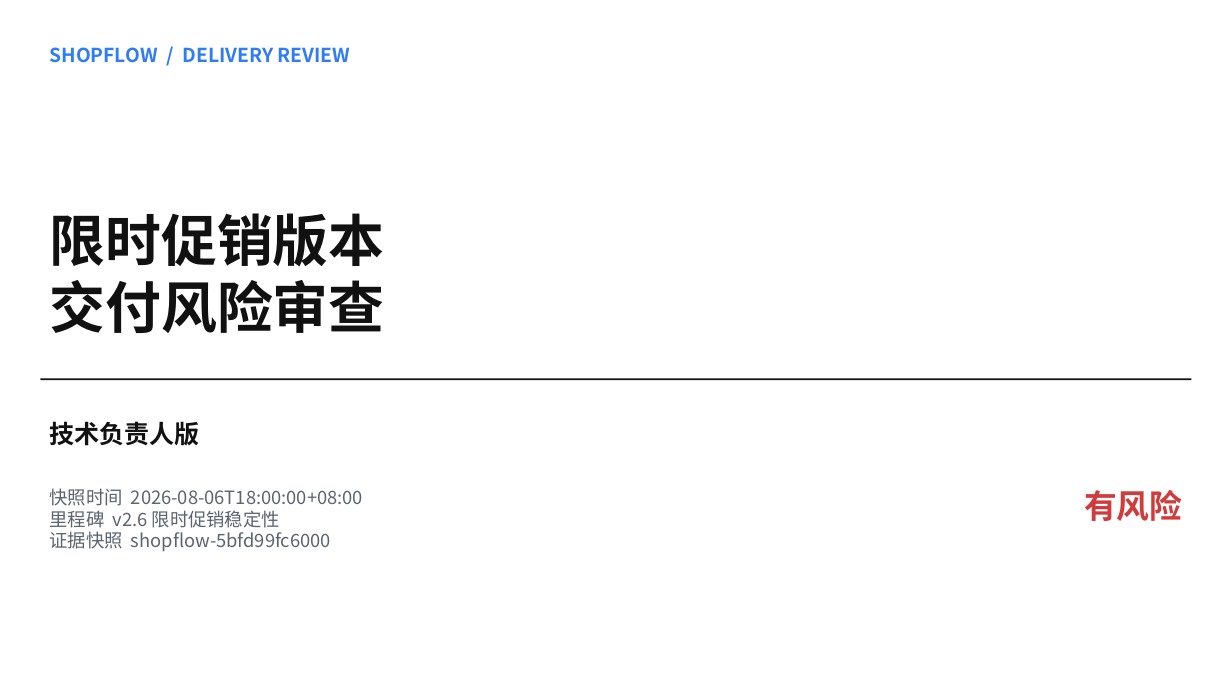
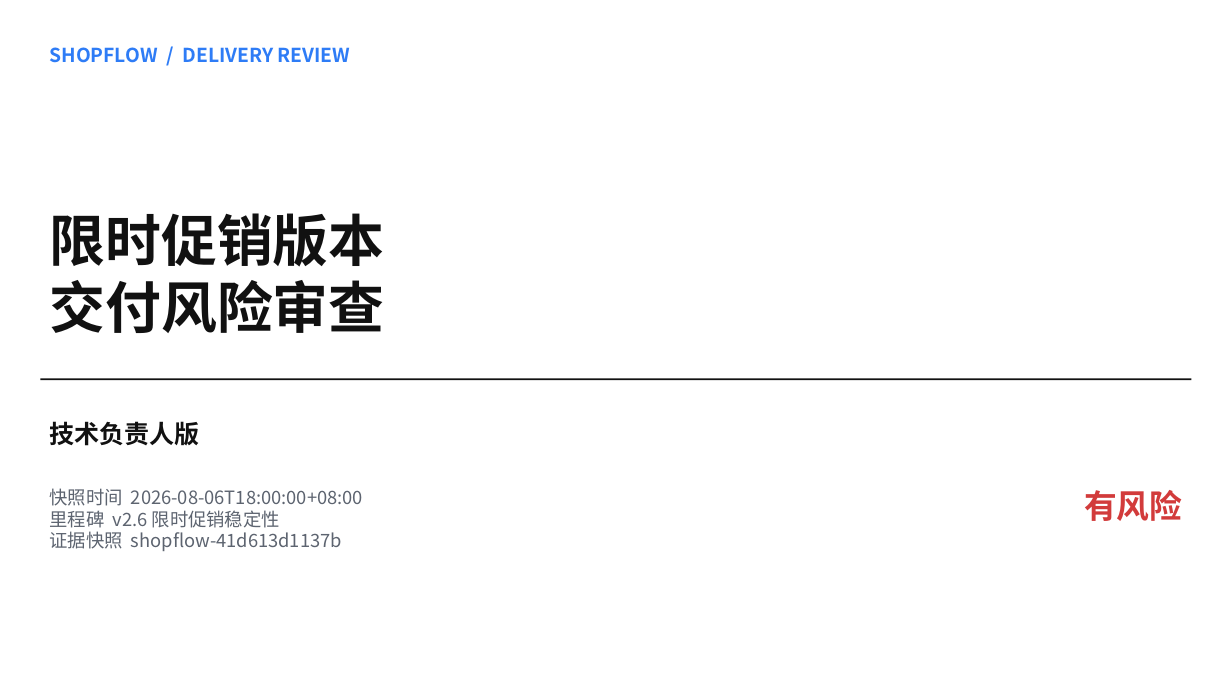
Before and after one commit to pipiwolve/dumate-ecommerce-case, a slide deck: slide 1 of output/inbox/tech-lead/ShopFlow-v2.6-技术负责人版.pptx. Drawn at 1232x693 pixels with LibreOffice and Linux fonts; fonts in the diff are those of the drawing. Boxes give left, top, right and bottom in pixels: in the first picture for what was removed or moved away, otherwise in the second. Text is boxed around its words. In the diff, an @@ line names an element or a change of style, - is before the commit and + after.

```diff
--- a/output/inbox/tech-lead/ShopFlow-v2.6-技术负责人版.pptx
+++ b/output/inbox/tech-lead/ShopFlow-v2.6-技术负责人版.pptx
@@ text at bbox=[49, 531, 342, 551]: text changed @@
-证据快照 shopflow-5bfd99fc6000
+证据快照 shopflow-41d613d1137b
```
Also in this commit, not shown: 6 other slides changed, 12 other files.
